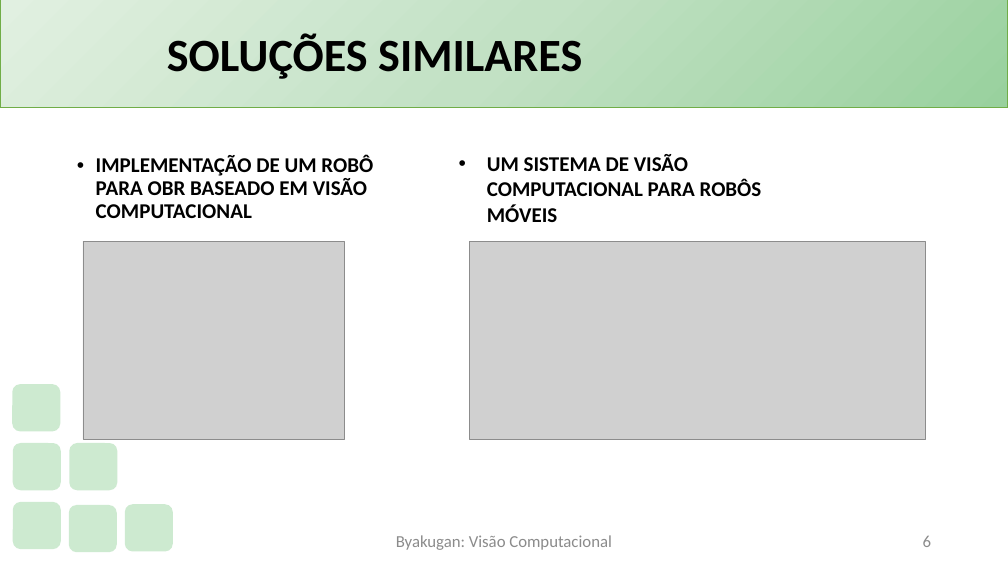
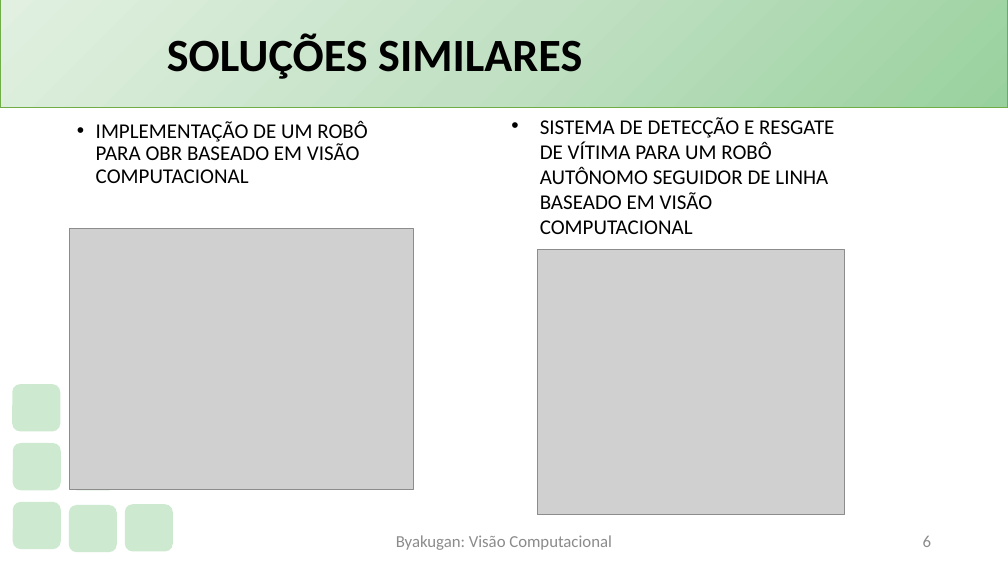
Before and after one commit to PauloVLB/Projeto_Integrador, a slide deck: slide 6 of Slide.pptx. Drawn at 1008x567 pixels with LibreOffice and Linux fonts; fonts in the diff are those of the drawing; grey boxes stand for pictures; background and template pictures are left out. Boxes give left, top, right and bottom in pixels: in the first picture for what was removed or moved away, otherwise in the second. Text is boxed around its words. In the diff, an @@ line names an element or a change of style, - is before the commit and + after.

```diff
--- a/Slide.pptx
+++ b/Slide.pptx
@@ text "IMPLEMENTAÇÃO DE UM ROBÔ PARA ...": place and size @@
-text "IMPLEMENTAÇÃO DE UM ROBÔ PARA ..." at [96, 155, 373, 218]
+text "IMPLEMENTAÇÃO DE UM ROBÔ PARA ..." at [96, 120, 367, 183]
@@ text "IMPLEMENTAÇÃO DE UM ROBÔ PARA ..." at [96, 120, 367, 183]: bold off @@
@@ text at [540, 117, 834, 234]: text changed; bold off @@
-• UM SISTEMA DE VISÃO COMPUTACIONAL PARA ROBÔS MÓVEIS
+• SISTEMA DE DETECÇÃO E RESGATE DE VÍTIMA PARA UM ROBÔ AUTÔNOMO SEGUIDOR DE LINHA BASEADO EM VISÃO COMPUTACIONAL
@@ picture: place and size @@
-picture at [83, 241, 344, 439]
+picture at [70, 228, 414, 489]
@@ picture: place and size @@
-picture at [470, 241, 925, 439]
+picture at [537, 249, 844, 514]
```
Also in this commit, not shown: 4 other slides changed, 1 slide added.
